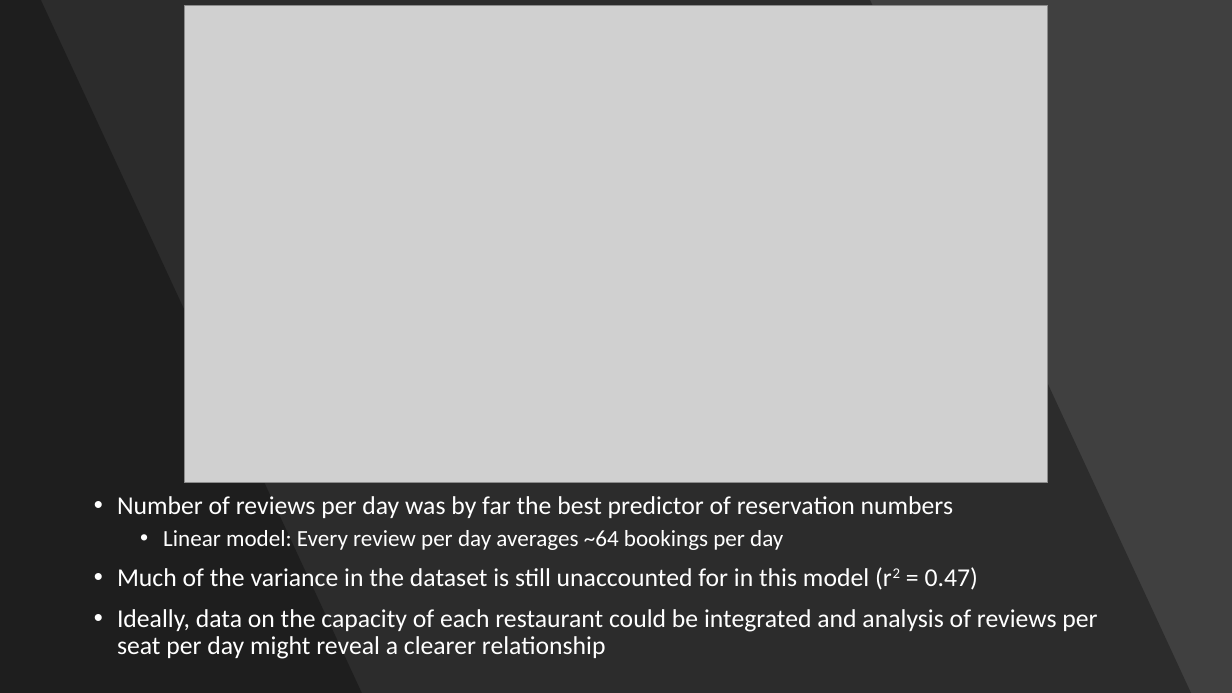
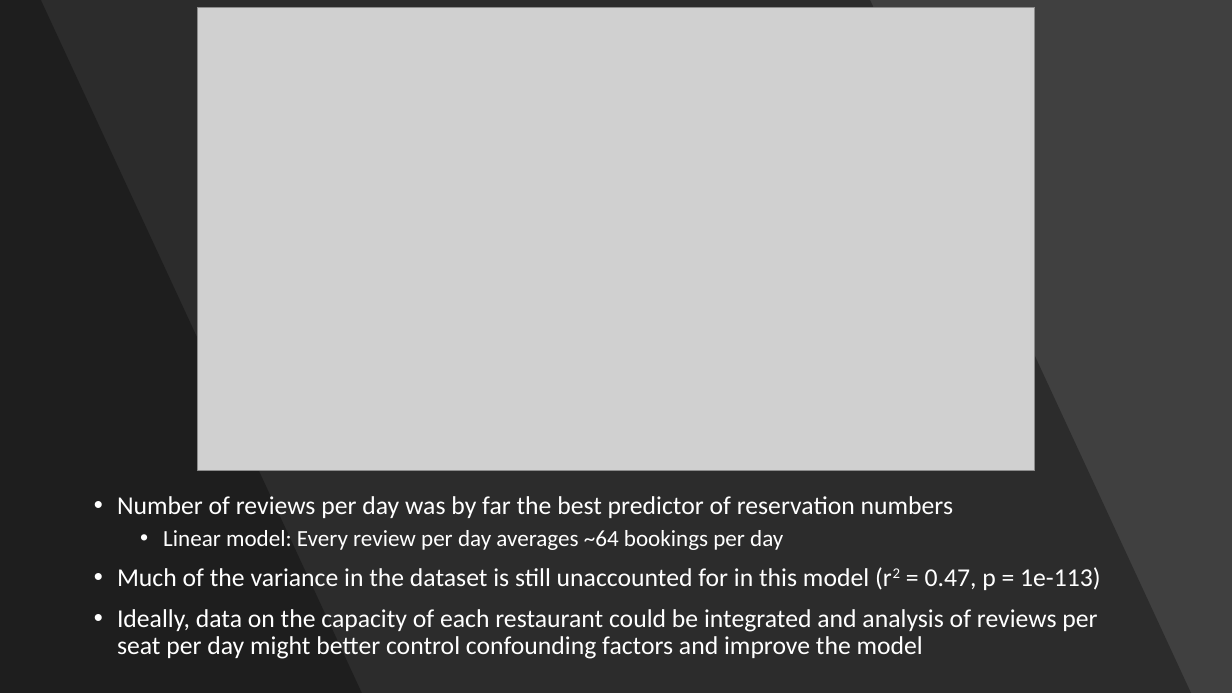
Before and after one commit to faymatt99/opentable_scraping_analysis, a slide deck: slide 17 of opentable_analysis_presentation.pptx (slide 18 before the commit). Drawn at 1232x693 pixels with LibreOffice and Linux fonts; fonts in the diff are those of the drawing; grey boxes stand for pictures. Boxes give left, top, right and bottom in pixels: in the first picture for what was removed or moved away, otherwise in the second. Text is boxed around its words. In the diff, an @@ line names an element or a change of style, - is before the commit and + after.

```diff
--- a/opentable_analysis_presentation.pptx
+++ b/opentable_analysis_presentation.pptx
@@ picture resized from (x1=184, y1=6, x2=1047, y2=483) to (x1=197, y1=7, x2=1035, y2=470) @@
@@ text at (x1=117, y1=567, x2=1100, y2=659): text changed @@
-• Much of the variance in the dataset is still unaccounted for in this model (r2 = 0.47)
-• Ideally, data on the capacity of each restaurant could be integrated and analysis of reviews per seat per day might reveal a clearer relationship
+• Much of the variance in the dataset is still unaccounted for in this model (r2 = 0.47, p = 1e-113)
+• Ideally, data on the capacity of each restaurant could be integrated and analysis of reviews per seat per day might better control confounding factors and improve the model
```
Also in this commit, not shown: 15 other slides changed, 2 slides added, 2 slides removed, 2 other files.
